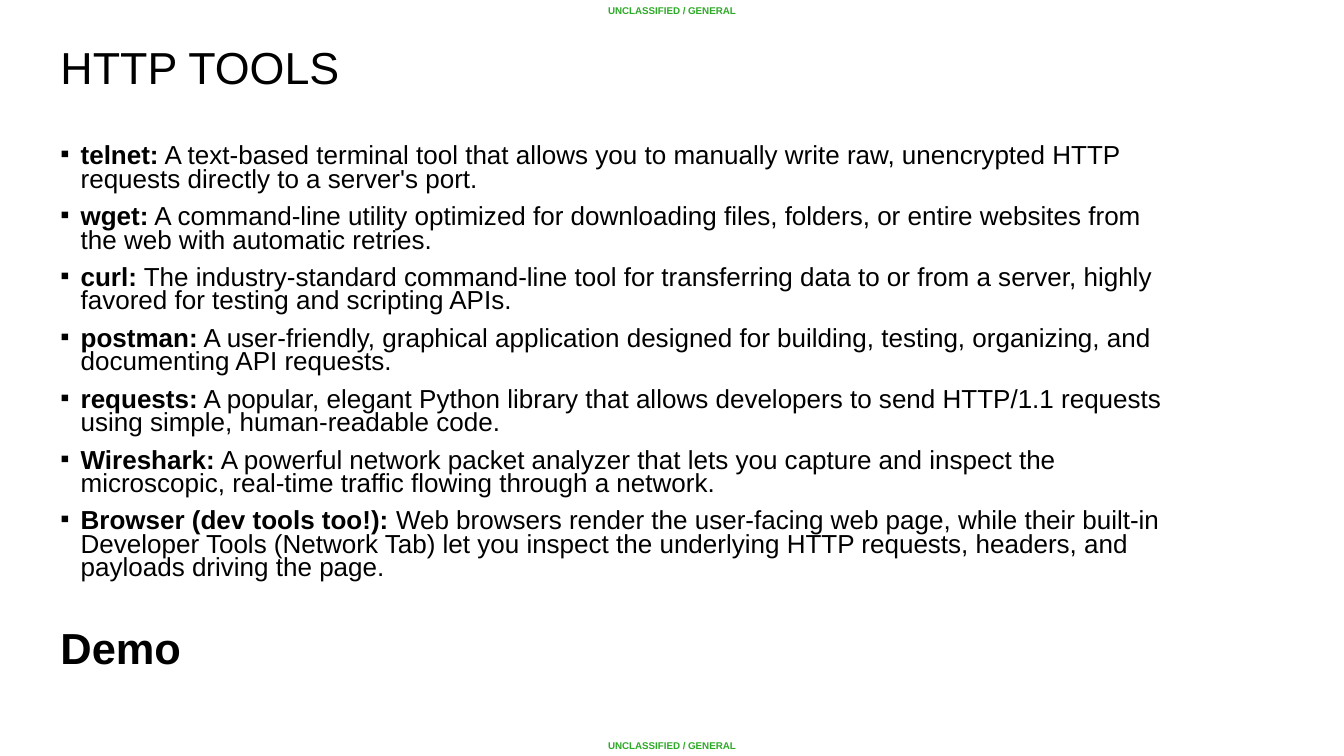
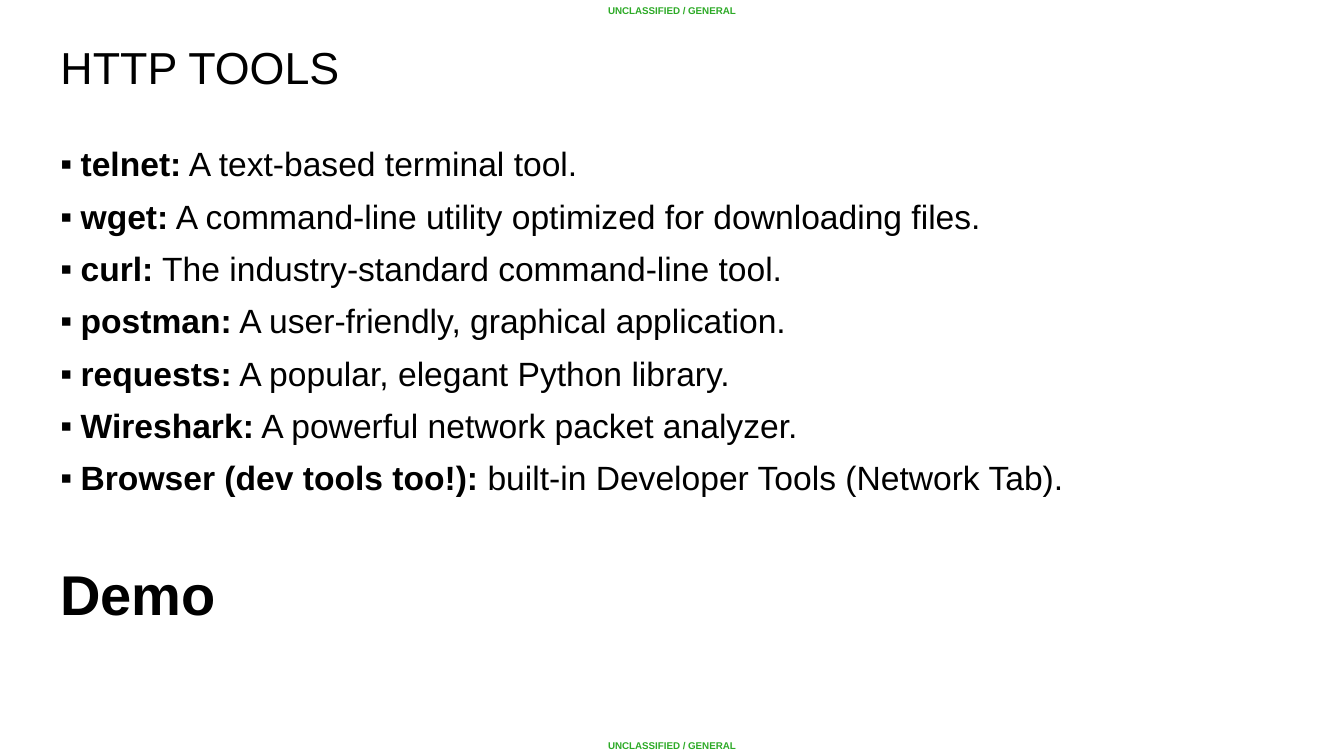
Before and after one commit to AC-Fab/summer-course, a slide deck: slide 8 of Python/Lesson 10 - HTTP and APIs/HTTP and APIs.pptx. Drawn at 1344x756 pixels with LibreOffice and Linux fonts; fonts in the diff are those of the drawing; background and template pictures are left out. Boxes give left, top, right and bottom in pixels: in the first picture for what was removed or moved away, otherwise in the second. Text is boxed around its words. In the diff, an @@ line names an element or a change of style, - is before the commit and + after.

Commit message:
updated server and class examples

```diff
--- a/Python/Lesson 10 - HTTP and APIs/HTTP and APIs.pptx
+++ b/Python/Lesson 10 - HTTP and APIs/HTTP and APIs.pptx
@@ text at <box>81,151,1064,497</box>: text changed; size 18.6 to 24 pt @@
-▪ telnet: A text-based terminal tool that allows you to manually write raw, unencrypted HTTP requests directly to a server's port.
-▪ wget: A command-line utility optimized for downloading files, folders, or entire websites from the web with automatic retries.
-▪ curl: The industry-standard command-line tool for transferring data to or from a server, highly favored for testing and scripting APIs.
-▪ postman: A user-friendly, graphical application designed for building, testing, organizing, and documenting API requests.
-▪ requests: A popular, elegant Python library that allows developers to send HTTP/1.1 requests using simple, human-readable code.
-▪ Wireshark: A powerful network packet analyzer that lets you capture and inspect the microscopic, real-time traffic flowing through a network.
-▪ Browser (dev tools too!): Web browsers render the user-facing web page, while their built-in Developer Tools (Network Tab) let you inspect the underlying HTTP requests, headers, and payloads driving the page.
+▪ telnet: A text-based terminal tool.
+▪ wget: A command-line utility optimized for downloading files.
+▪ curl: The industry-standard command-line tool.
+▪ postman: A user-friendly, graphical application.
+▪ requests: A popular, elegant Python library.
+▪ Wireshark: A powerful network packet analyzer.
+▪ Browser (dev tools too!): built-in Developer Tools (Network Tab).
@@ text at <box>60,576,215,616</box>: size 31 to 40 pt in "Demo"; line spacing 0.75 to 0.95 @@
```
Also in this commit, not shown: 16 other slides changed, 2 other files.
